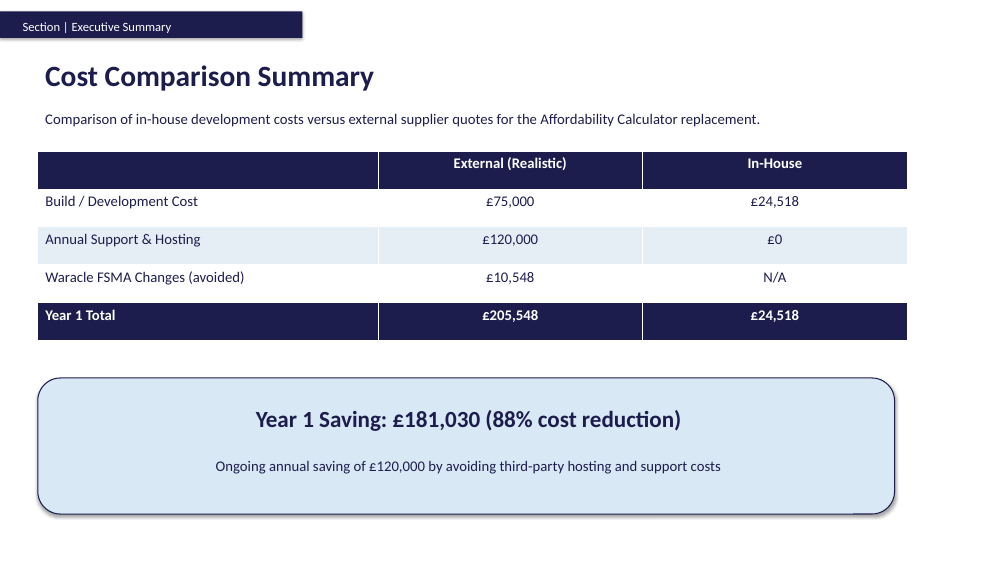
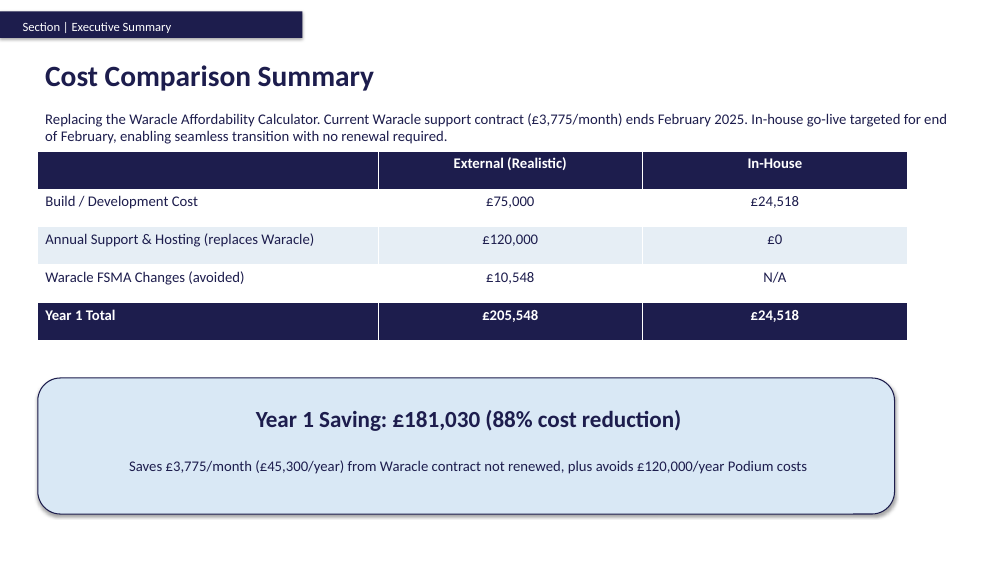
Before and after one commit to Pinger2024/roadmap-templates, a slide deck: slide 2 of Cost_Benefit_Analysis_Template.pptx. Drawn at 1008x567 pixels with LibreOffice and Linux fonts; fonts in the diff are those of the drawing. Boxes give left, top, right and bottom in pixels: in the first picture for what was removed or moved away, otherwise in the second. Text is boxed around its words. In the diff, an @@ line names an element or a change of style, - is before the commit and + after.

Commit message:
Added Waracle contract context

```diff
--- a/Cost_Benefit_Analysis_Template.pptx
+++ b/Cost_Benefit_Analysis_Template.pptx
@@ text at bbox=[45, 113, 947, 144]: text changed @@
-Comparison of in-house development costs versus external supplier quotes for the Affordability Calculator replacement.
+Replacing the Waracle Affordability Calculator. Current Waracle support contract (£3,775/month) ends February 2025. In-house go-live targeted for end of February, enabling seamless transition with no renewal required.
@@ table at bbox=[38, 151, 907, 340] @@
-row 3, column 1: Annual Support & Hosting
+row 3, column 1: Annual Support & Hosting (replaces Waracle)
@@ text at bbox=[129, 460, 807, 474]: text changed @@
-Ongoing annual saving of £120,000 by avoiding third-party hosting and support costs
+Saves £3,775/month (£45,300/year) from Waracle contract not renewed, plus avoids £120,000/year Podium costs
```
Also in this commit, not shown: 3 other slides changed.
